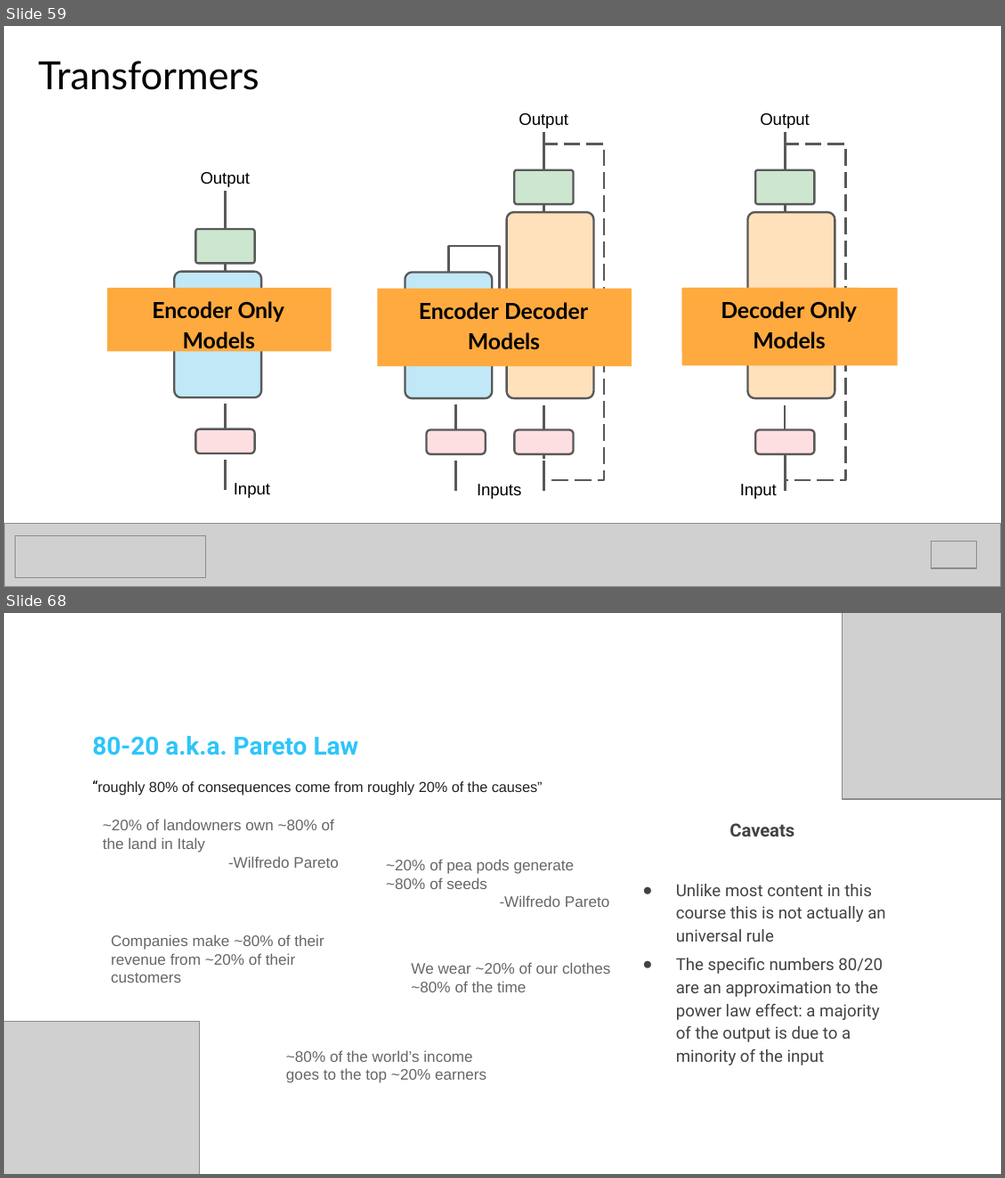
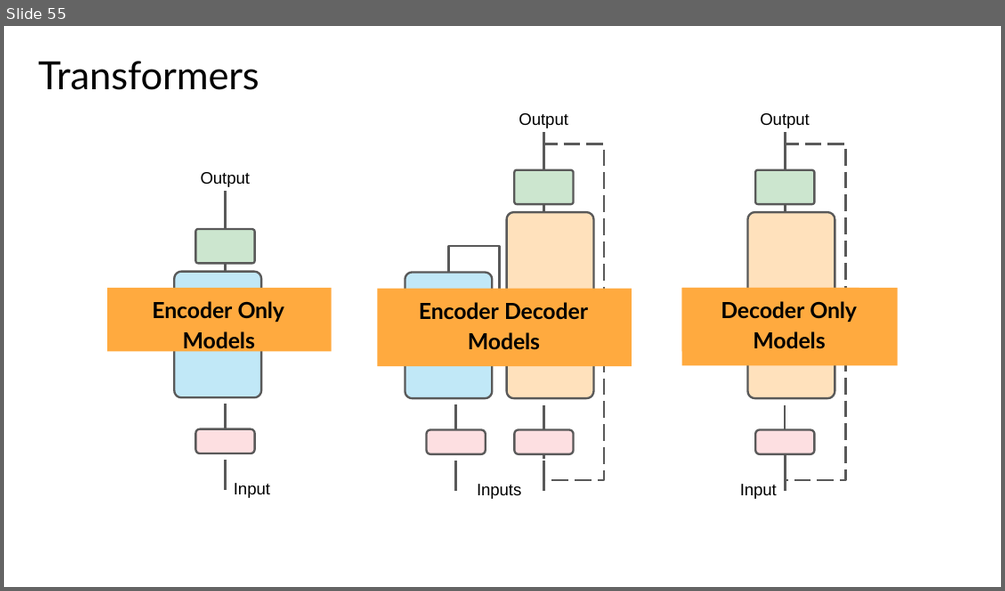
Before and after one commit to DSML-bootcamp/w8-nbs, a slide deck: D2/1. GenAI Intro.pptx. Shown one above the other, each under a label of ours: slides 59 and 68 before the commit, slide 55 after it; the slides between them are not shown. The pictures are 1005x1178 and 1005x591 pixels, drawn with LibreOffice and Linux fonts; fonts in the diff are those of the drawing; grey boxes stand for pictures; background and template pictures are left out. Boxes give left, top, right and bottom in pixels: in the first picture for what was removed or moved away, otherwise in the second. Text is boxed around its words. In the diff, an @@ line names an element or a change of style, - is before the commit and + after.

```diff
--- a/D2/1. GenAI Intro.pptx
+++ b/D2/1. GenAI Intro.pptx
@@ slide 68 removed at bbox=[4, 613, 1001, 1174], background picture (left out) @@
@@ picture removed at bbox=[842, 613, 1001, 799] @@
@@ text removed at bbox=[92, 736, 359, 755] @@
-80-20 a.k.a. Pareto Law
@@ text removed at bbox=[97, 781, 542, 795] @@
-“roughly 80% of consequences come from roughly 20% of the causes”
@@ text removed at bbox=[103, 819, 338, 868] @@
-~20% of landowners own ~80% of the land in Italy
--Wilfredo Pareto
@@ text removed at bbox=[676, 823, 885, 1065] @@
-Caveats
-● Unlike most content in this course this is not actually an universal rule
-● The specific numbers 80/20 are an approximation to the power law effect: a majority of the output is due to a minority of the input
@@ text removed at bbox=[386, 859, 609, 907] @@
-~20% of pea pods generate ~80% of seeds
--Wilfredo Pareto
@@ text removed at bbox=[111, 934, 324, 982] @@
-Companies make ~80% of their revenue from ~20% of their customers
@@ text removed at bbox=[411, 962, 610, 992] @@
-We wear ~20% of our clothes ~80% of the time
@@ picture removed at bbox=[4, 1021, 200, 1174] @@
@@ text removed at bbox=[286, 1050, 486, 1083] @@
-~80% of the world’s income goes to the top ~20% earners
@@ what was slide 59 is now slide 55 @@
@@ slide 55 changed as well @@
@@ picture removed at bbox=[4, 524, 1001, 586] @@
@@ picture removed at bbox=[15, 535, 205, 577] @@
@@ picture removed at bbox=[931, 541, 976, 568] @@
```
Also in this commit, not shown: 28 other slides changed, 15 other slides removed.
